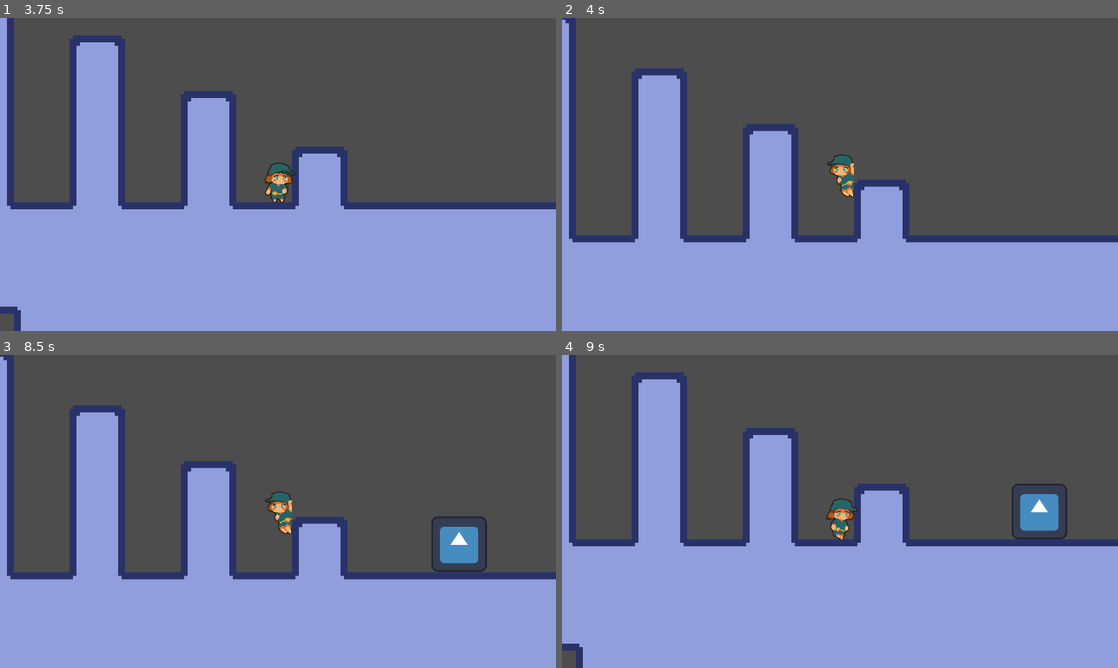
Above: before the commit, frames 1-4 (two rows, left to right).
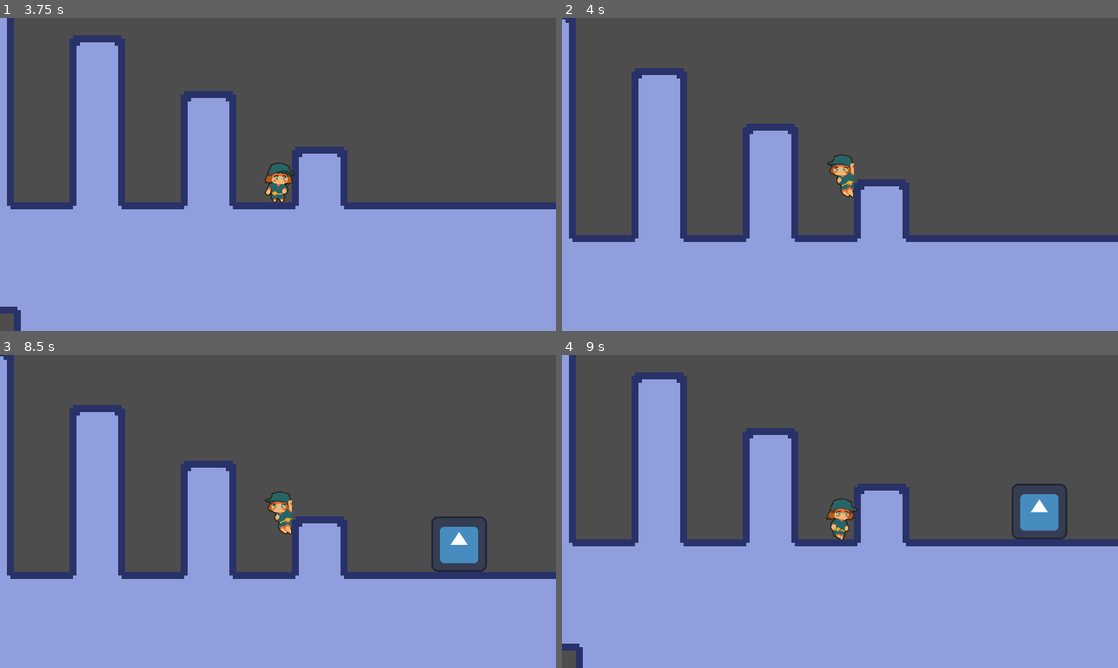
Above: after the commit, the same moments.

Repository: 3k2ng/screws
Game: Godot game, scene res://sources/scenes/title_screen.tscn
The game is run twice, just before and just after one commit, with the same random seed, the same clock (stepped at 60 frames per second) and the same inputs. The engine's default icon, where the game draws it, is replaced by a stand-in: a white triangle on a blue panel in a dark square.
Inputs:
- Up to frame 1 (3.75 s): click "Play" at 0.5 s; hold Right (move_right) 1.28-2.78 s; tap Shift (dash) every 0.75 s from 1.35 to 3.6 s; tap Space (jump) at 1.52, 2.27 s; hold Left (move_left) 2.78-3.53 s; hold Right (move_right) from 3.53 s (still down)
- Up to frame 2 (4 s): keep holding Right (move_right); tap Space (jump) at 3.77 s
- Up to frame 3 (8.5 s): tap Shift (dash) every 0.75 s from 4.35 to 8.1 s; tap Space (jump) at 4.52, 5.27, 6.77, 7.52, 8.27 s; release Right (move_right) at 5.03 s; hold Left (move_left) 5.03-5.78 s; hold Right (move_right) 5.78-6.53 s; hold Left (move_left) 6.53-8.03 s; hold Right (move_right) from 8.03 s (still down)
- Up to frame 4 (9 s): keep holding Right (move_right); tap Shift (dash) at 8.85 s

Frame 1 is identical in both runs. In frame 2, 0.2% of the frame differs, in the area x 0-100%, y 0-72%; in frame 3, 0.2%; in frame 4, nothing differs.

Commit message:
ghftyuygj

Diff:
--- a/sources/objects/player.gd
+++ b/sources/objects/player.gd
@@ -49,6 +49,10 @@
 @onready var dash_timer_max: float = dash_length/dash_speed
 @onready var dash_timer: float = 0.0
 
+@export var dash_buffer_timer_max:float = 1
+@onready var dash_buffer_timer:float = 0
+
+
 enum{DASH,FREE}
 
 var direction = 0
@@ -85,10 +89,16 @@
 		extra_jumps_left = extra_jumps
 		wall_normal_x = get_slide_collision(0).get_normal().x
 
-	if Input.is_action_just_pressed("dash") and direction:
+	if Input.is_action_just_pressed("dash") && dash_buffer_timer <= 0:
+		if direction == 0:
+			if $Sprite.flip_h == false:
+				direction = -1
+			else:
+				direction = 1
 		velocity.x = dash_speed * direction
 		velocity.y = 0
 		dash_timer = dash_timer_max
+		dash_buffer_timer = dash_buffer_timer_max
 		state = DASH
 		return
 
@@ -156,6 +166,9 @@
 	if dash_timer > 0:
 		dash_timer -= delta
 
+	if dash_buffer_timer > 0:
+		dash_buffer_timer -= delta
+
 func dash_anim():
 	pass
 
--- a/sources/scenes/demo.tscn
+++ b/sources/scenes/demo.tscn
@@ -500,6 +500,8 @@
 metadata/_edit_lock_ = true
 
 [node name="Player" parent="Field" instance=ExtResource("3_86c4h")]
+dash_length_blocks = 2.0
+dash_speed_blocks_per_second = 8.0
 
 [node name="Screwling" parent="Field" instance=ExtResource("2_kany6")]
 position = Vector2(630, 259)
